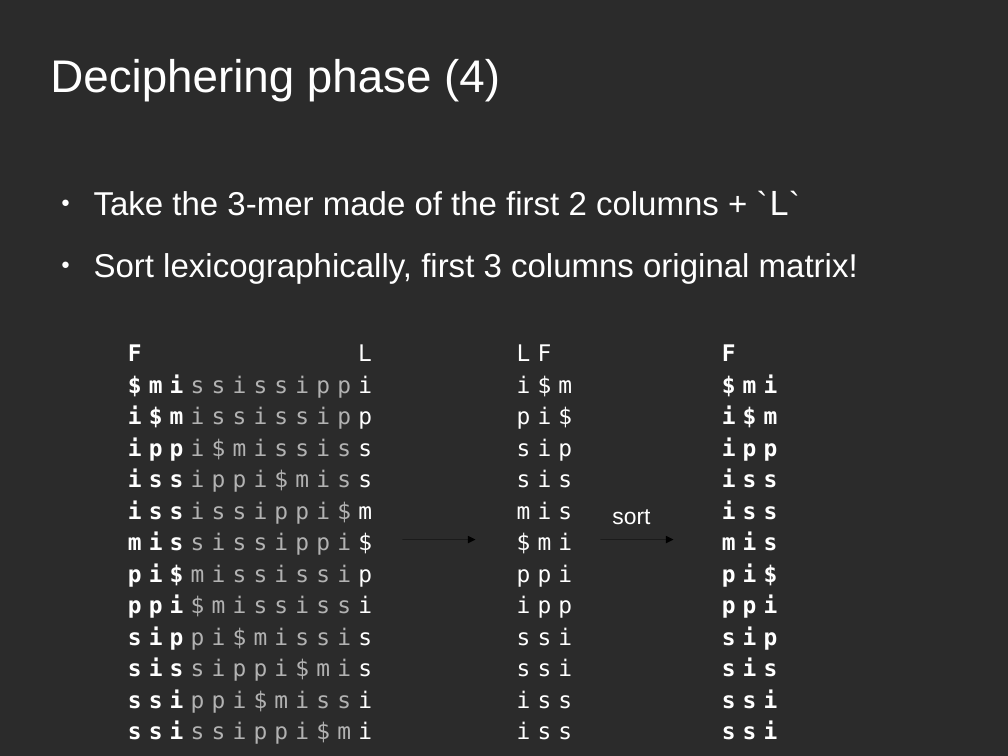
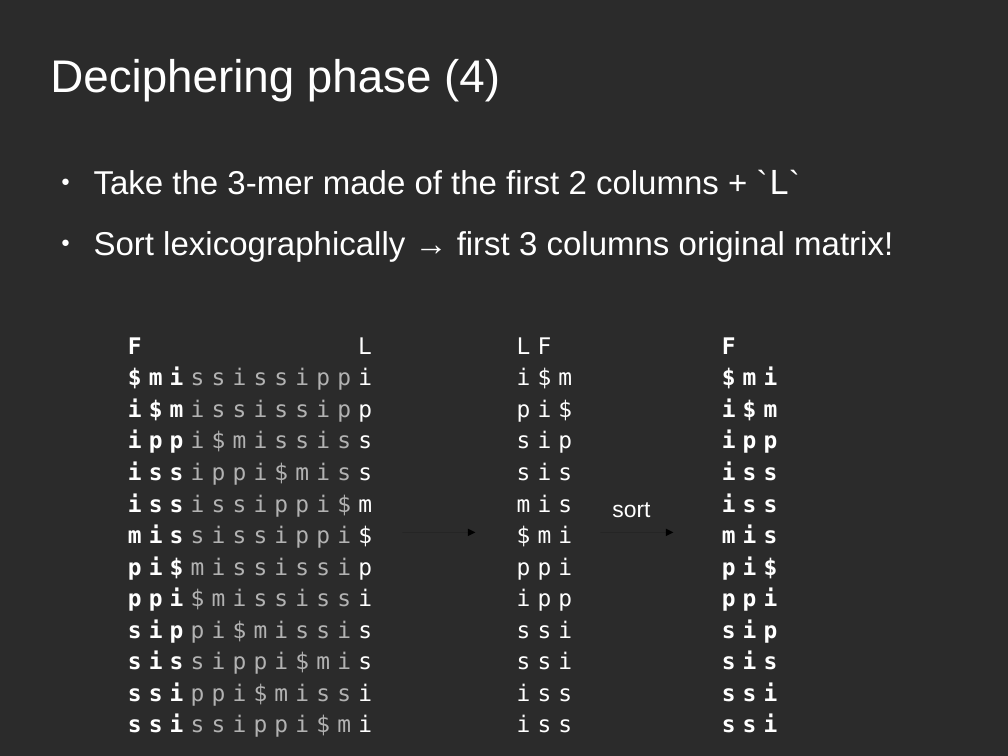
Before and after one commit to bebosudo/advanced-programming-II, a slide deck: slide 10 of paper_presentation/bwt.odp. Drawn at 1008x756 pixels with LibreOffice and Linux fonts; fonts in the diff are those of the drawing; background and template pictures are left out; a plain dark background stands for a picture behind light text. Boxes give left, top, right and bottom in pixels: in the first picture for what was removed or moved away, otherwise in the second. Text is boxed around its words. In the diff, an @@ line names an element or a change of style, - is before the commit and + after.

```diff
--- a/paper_presentation/bwt.odp
+++ b/paper_presentation/bwt.odp
@@ text "Take the 3-mer made of ...": place and size @@
-text "Take the 3-mer made of ..." at (94,190,858,284)
+text "Take the 3-mer made of ..." at (94,169,893,262)
@@ text at (94,231,893,262): text changed @@
-● Sort lexicographically, first 3 columns original matrix!
+● Sort lexicographically → first 3 columns original matrix!
@@ 3 texts: place and size @@
-3 texts at (128,344,778,744)
+3 texts at (128,337,778,737)
@@ 2 arrows, 1 text: place and size @@
-2 arrows, 1 text at (402,509,674,540)
+2 arrows, 1 text at (402,502,674,532)
```
Also in this commit, not shown: 17 other slides changed, 1 slide added, 1 other file.
